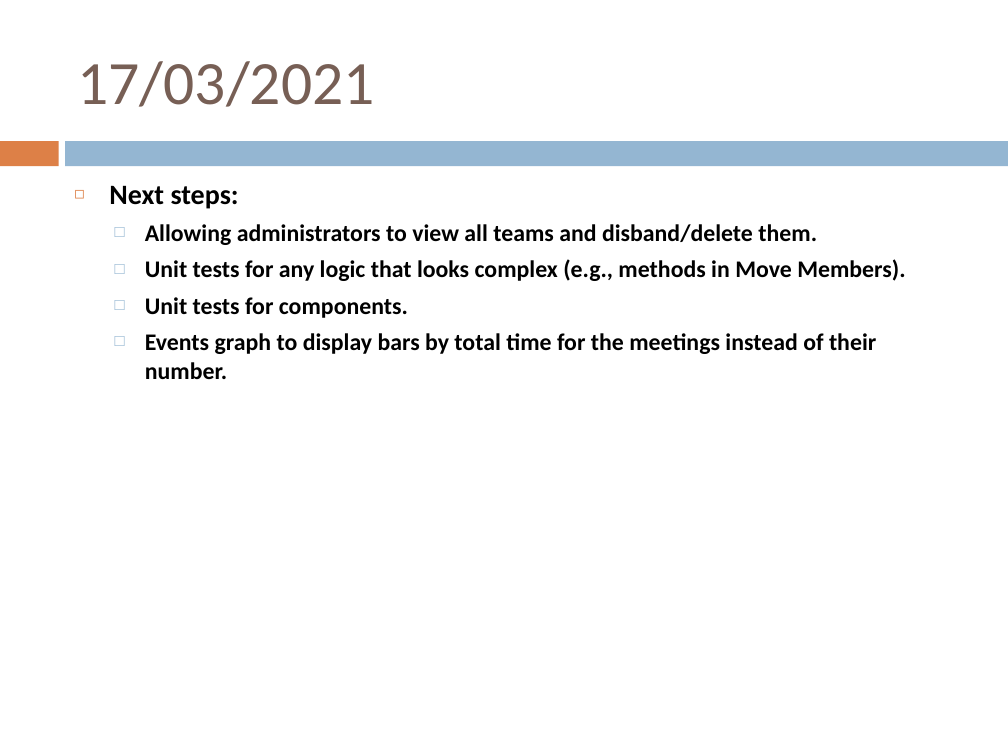
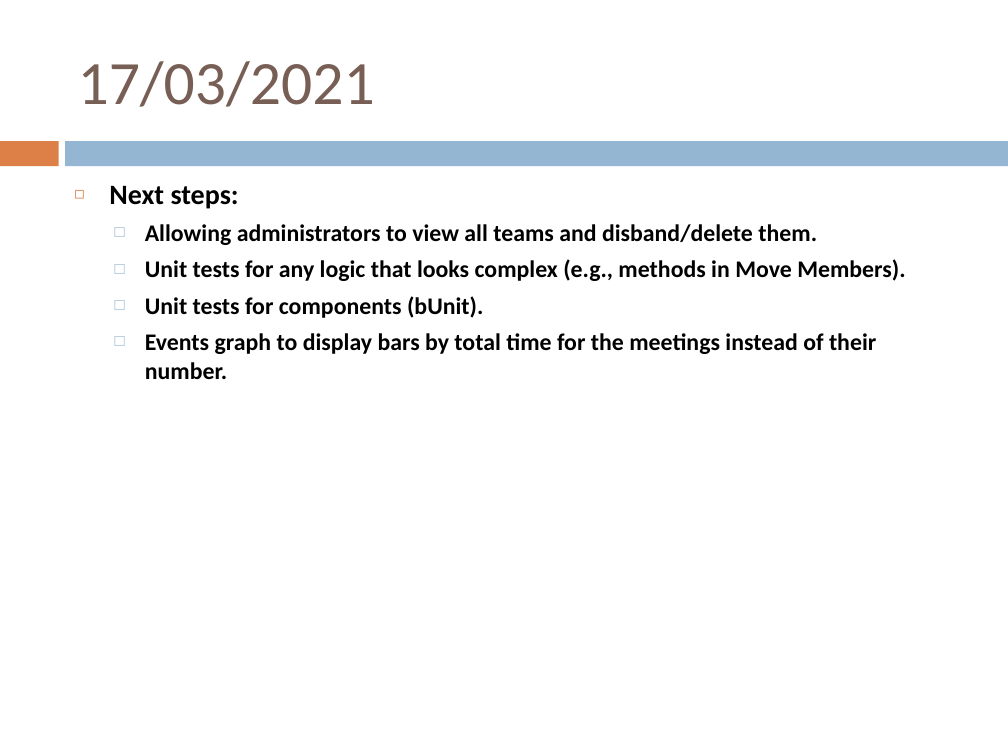
Before and after one commit to ppivanov/employee-connectivity-tracker, a slide deck: slide 8 of slides/Emp Conn Tracker - ITT BAML.ppt. Drawn at 1008x756 pixels with LibreOffice and Linux fonts; fonts in the diff are those of the drawing. Boxes give left, top, right and bottom in pixels: in the first picture for what was removed or moved away, otherwise in the second. Text is boxed around its words. In the diff, an @@ line names an element or a change of style, - is before the commit and + after.

```diff
--- a/slides/Emp Conn Tracker - ITT BAML.ppt
+++ b/slides/Emp Conn Tracker - ITT BAML.ppt
@@ text at [145,296,483,318]: text changed @@
-  □ Unit tests for components.
+  □ Unit tests for components (bUnit).
```
Also in this commit, not shown: 1 other slide changed, 2 other files.
